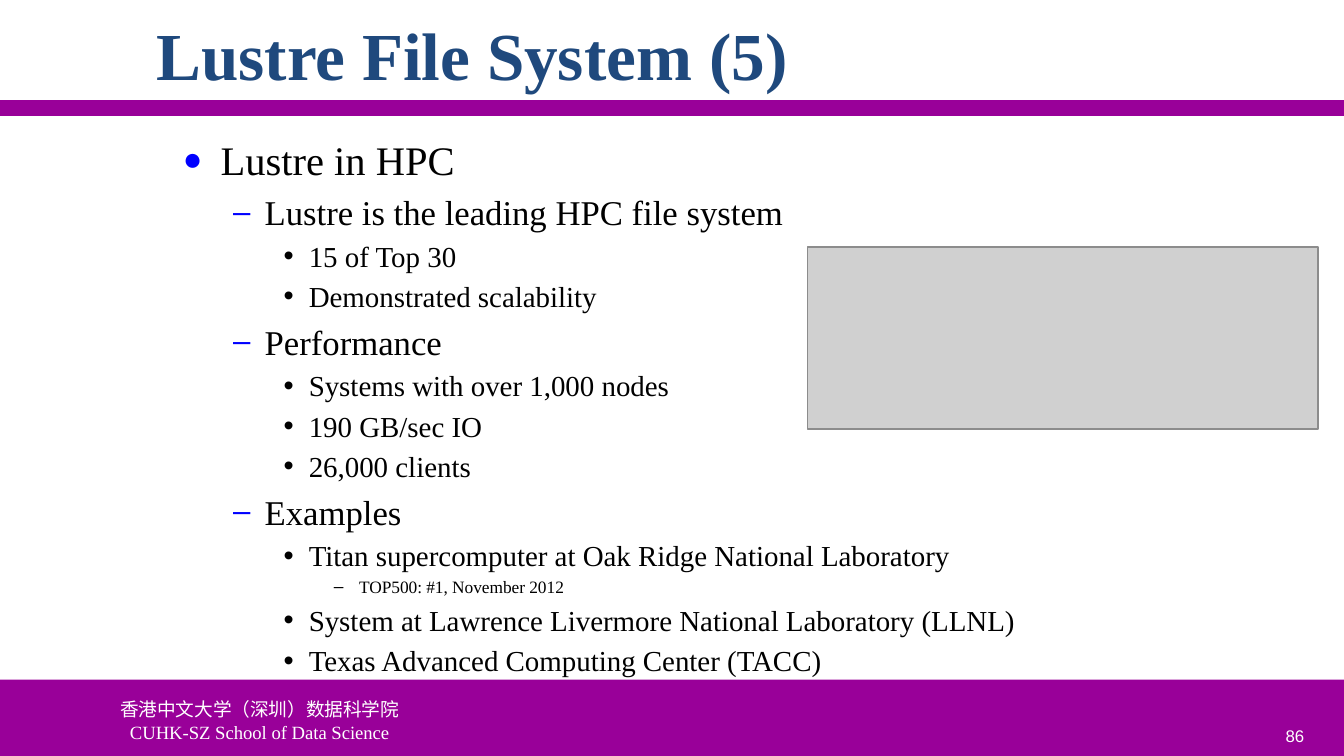
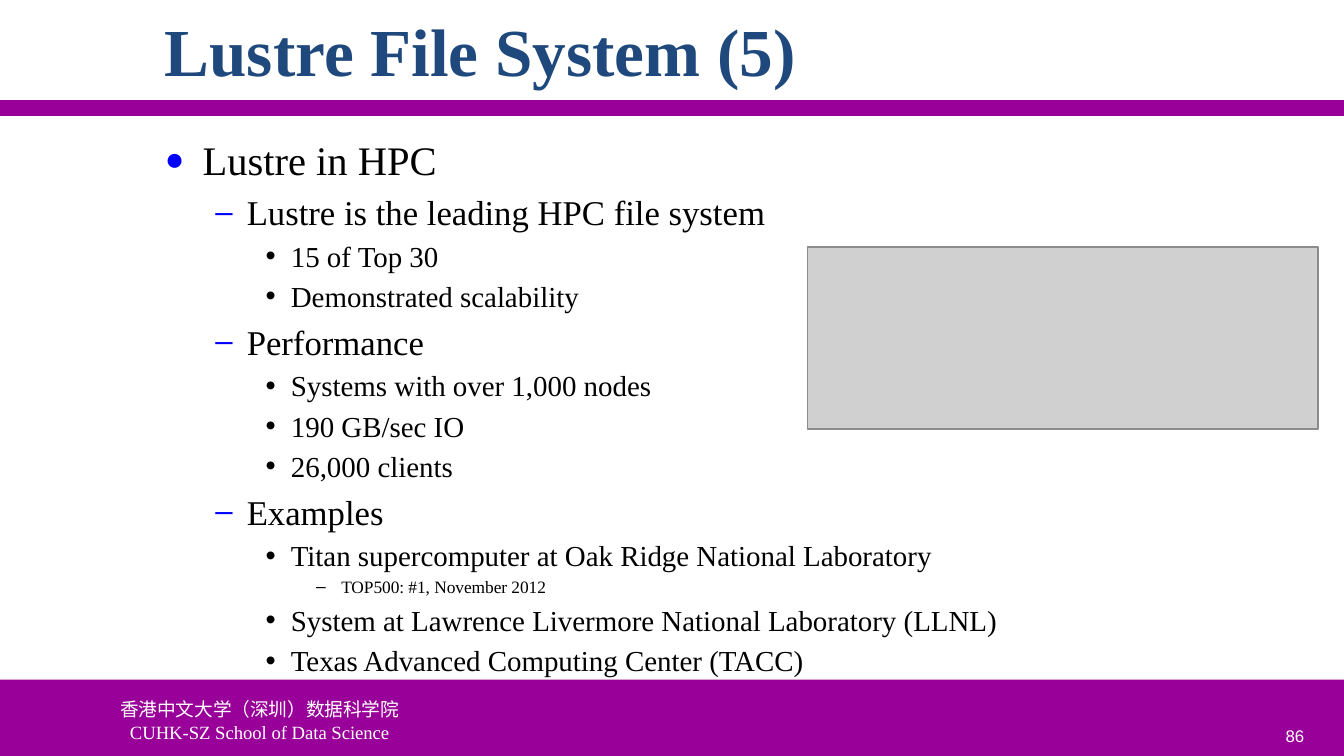
Before and after one commit to ychung1103/ychung1103.github.io, a slide deck: slide 86 of Slides/CSC6103/VT-05 Storage Virtualization.pptx. Drawn at 1344x756 pixels with LibreOffice and Linux fonts; fonts in the diff are those of the drawing; grey boxes stand for pictures; background and template pictures are left out. Boxes give left, top, right and bottom in pixels: in the first picture for what was removed or moved away, otherwise in the second. Text is boxed around its words. In the diff, an @@ line names an element or a change of style, - is before the commit and + after.

```diff
--- a/Slides/CSC6103/VT-05 Storage Virtualization.pptx
+++ b/Slides/CSC6103/VT-05 Storage Virtualization.pptx
@@ title "Lustre File System (5)": place and size @@
-title "Lustre File System (5)" at bbox=[156, 33, 787, 93]
+title "Lustre File System (5)" at bbox=[165, 29, 796, 89]
@@ text "Lustre in HPC": place and size @@
-text "Lustre in HPC" at bbox=[221, 148, 1015, 677]
+text "Lustre in HPC" at bbox=[203, 148, 997, 677]
```
Also in this commit, not shown: 97 other slides changed, 1 other file.
